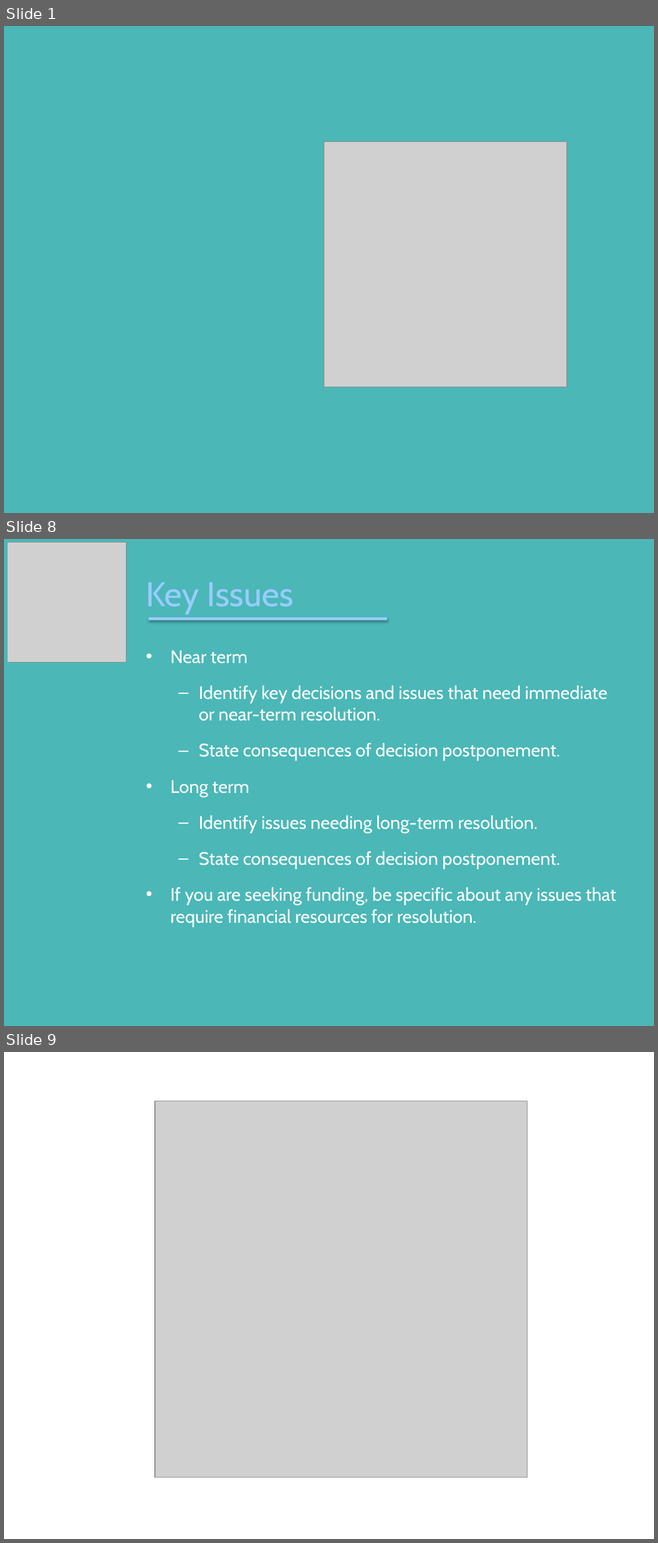
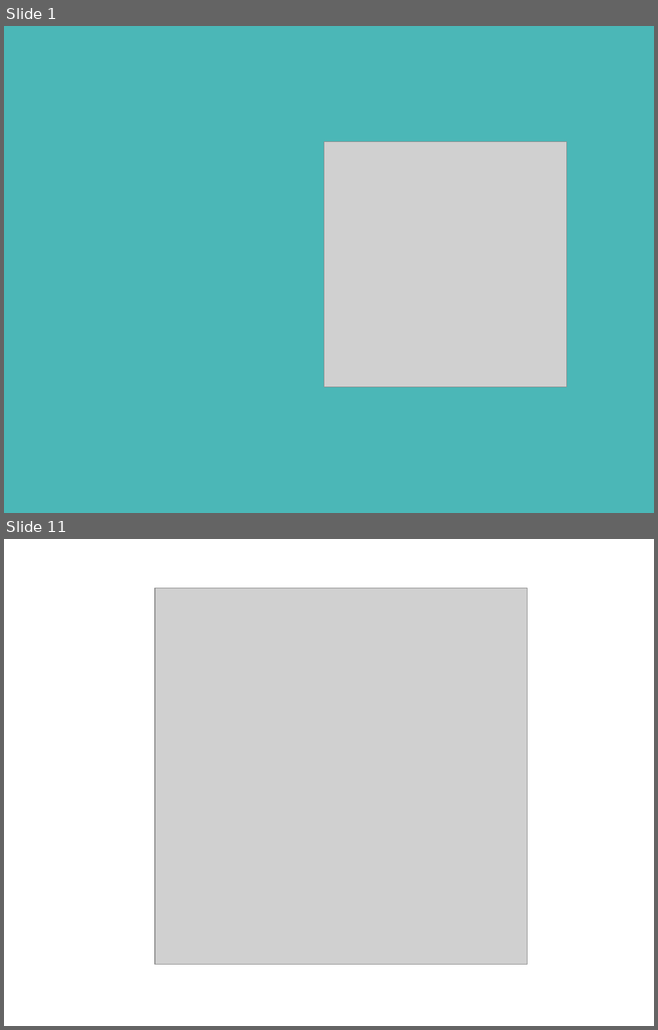
Before and after one commit to jminouflet/NightLife, a slide deck: PPT/Night Soft.pptx. Shown one above the other, each under a label of ours: slides 1, 8 and 9 before the commit, slides 1 and 11 after it; the slides between them are not shown. The pictures are 658x1543 and 658x1030 pixels, drawn with LibreOffice and Linux fonts; fonts in the diff are those of the drawing; grey boxes stand for pictures; background and template pictures are left out. Boxes give left, top, right and bottom in pixels: in the first picture for what was removed or moved away, otherwise in the second. Text is boxed around its words. In the diff, an @@ line names an element or a change of style, - is before the commit and + after.

```diff
--- a/PPT/Night Soft.pptx
+++ b/PPT/Night Soft.pptx
@@ slide 8 removed at <box>4,539,654,1026</box>, background picture (left out) @@
@@ picture removed at <box>7,542,126,663</box> @@
@@ title removed at <box>146,583,293,614</box> @@
-Key Issues
@@ line removed from (150, 619) to (386, 619) @@
@@ text removed at <box>170,650,616,927</box> @@
-• Near term
-  – Identify key decisions and issues that need immediate or near-term resolution.
-  – State consequences of decision postponement.
-• Long term
-  – Identify issues needing long-term resolution.
-  – State consequences of decision postponement.
-• If you are seeking funding, be specific about any issues that require financial resources for resolution.
@@ what was slide 9 is now slide 11 @@
```
Also in this commit, not shown: 6 slides changed, 3 slides added, 2 other files.
